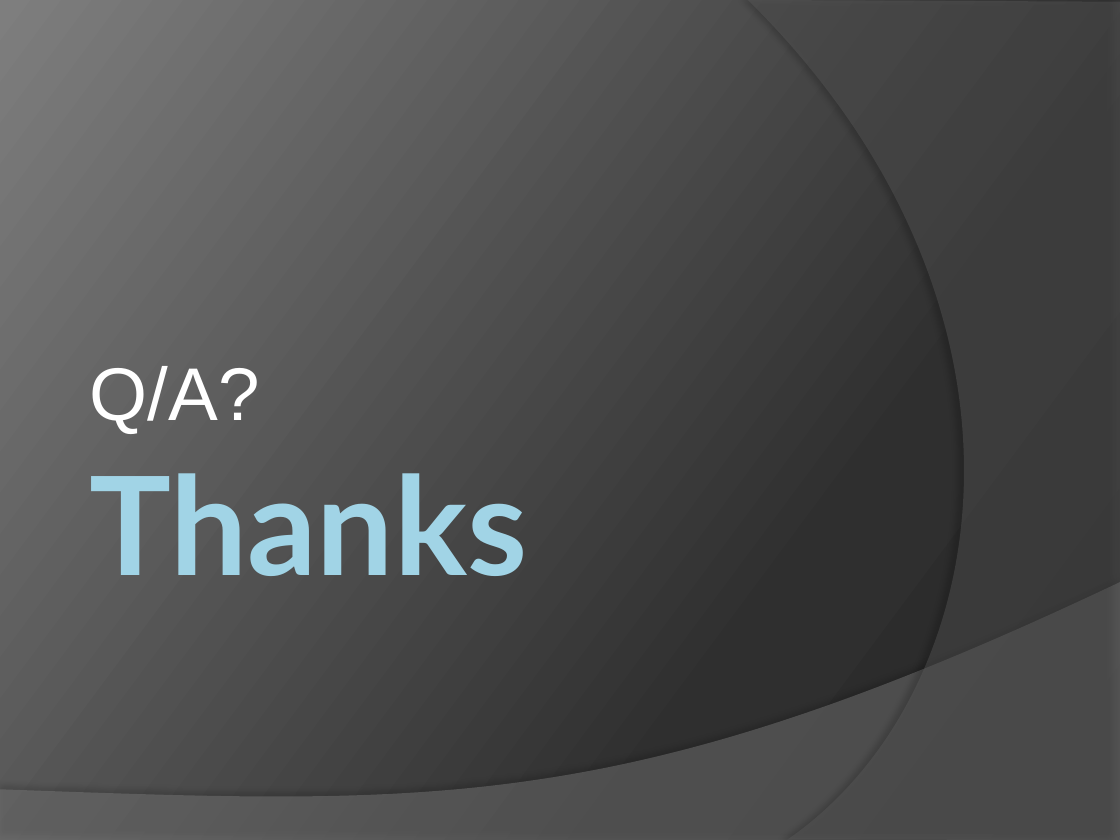
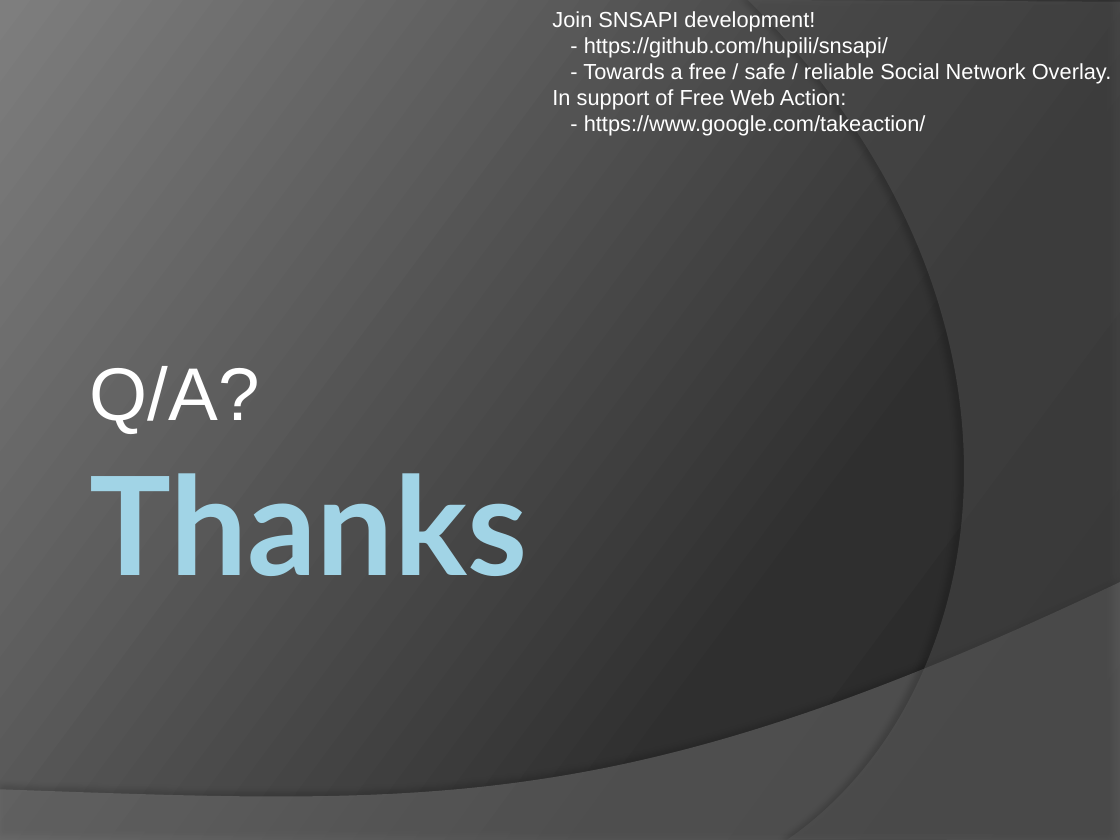
Before and after one commit to hupili/sns-router, a slide deck: slide 20 of report/presentation.pptx. Drawn at 1120x840 pixels with LibreOffice and Linux fonts; fonts in the diff are those of the drawing. Boxes give left, top, right and bottom in pixels: in the first picture for what was removed or moved away, otherwise in the second. Text is boxed around its words. In the diff, an @@ line names an element or a change of style, - is before the commit and + after.

```diff
--- a/report/presentation.pptx
+++ b/report/presentation.pptx
@@ text added at (x1=552, y1=11, x2=1112, y2=136), 14 pt, text #FFFFFF @@
+Join SNSAPI development!
+- https://github.com/hupili/snsapi/
+- Towards a free / safe / reliable Social Network Overlay.
+In support of Free Web Action:
+- https://www.google.com/takeaction/
```
Also in this commit, not shown: 10 other slides changed, 1 slide added, 1 other file.
